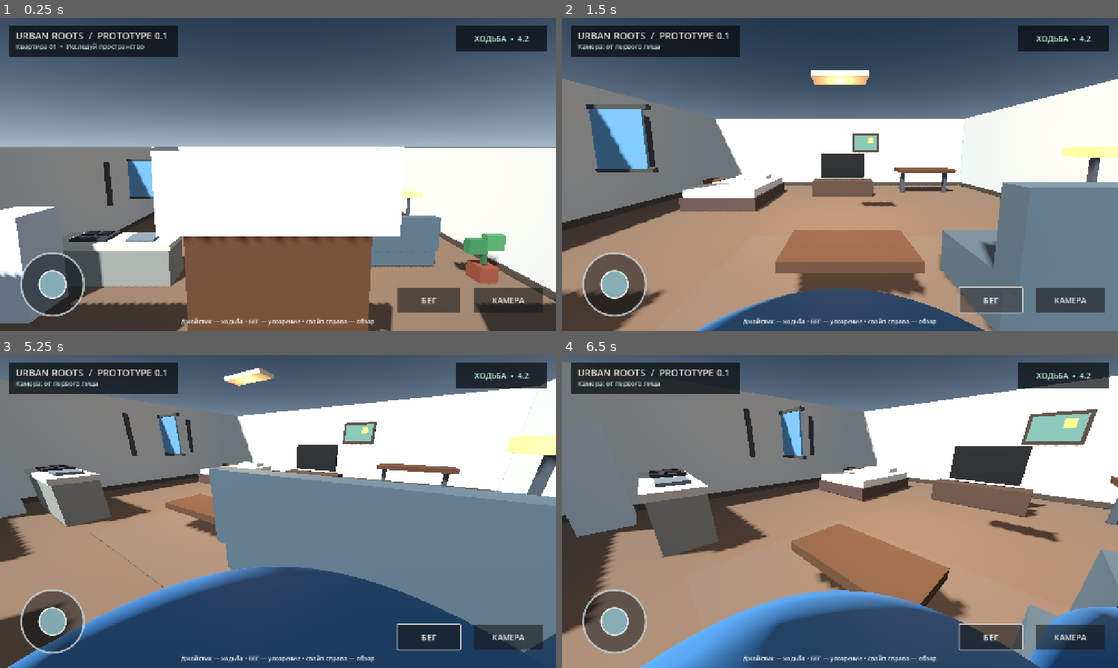
Above: before the commit, frames 1-4 (two rows, left to right).
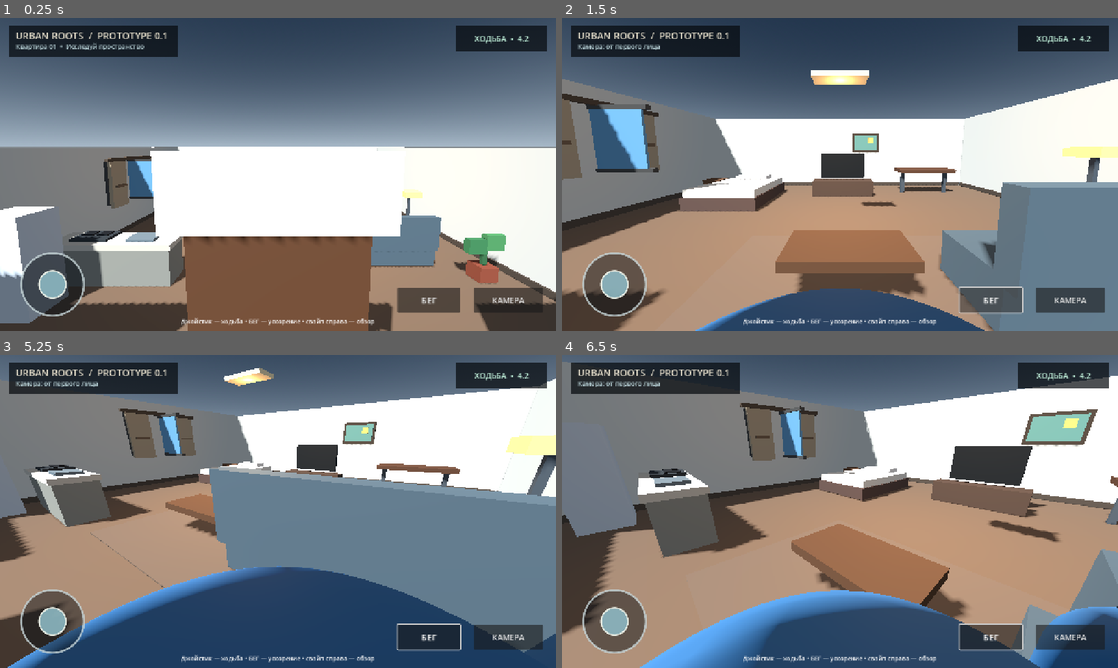
Above: after the commit, the same moments.

Repository: filesgloom-png/URBAN-ROOTS
Game: Godot game, scene res://scenes/main.tscn
The game is run twice, just before and just after one commit, with the same random seed, the same clock (stepped at 60 frames per second) and the same inputs.
Inputs (mouse positions are in pixels of both pictures, inside the frame that each line leads up to):
- Up to frame 1 (0.25 s): no input
- Up to frame 2 (1.5 s): click "КАМЕРА" at 0.5 s; click "БЕГ" at 1.25 s
- Up to frame 3 (5.25 s): tap Enter at 2, 5 s; drag from (50, 621) to (333, 442) at 2.02 s; drag from (166, 527) to (250, 574) at 2.77 s; tap Space at 3.5 s; move the mouse to (333, 442) at 3.52 s; hold D (move_right) 3.53-4.25 s; tap V at 3.6, 5.1 s; drag from (250, 574) to (111, 464) at 4.27 s; move the mouse to (444, 558) at 5.02 s; hold A (move_left) from 5.03 s (still down)
- Up to frame 4 (6.5 s): release A (move_left) at 5.75 s; drag from (673, 464) to (756, 433) at 5.77 s

The runs differ from the first frame. In frame 1, 0.7% of the frame differs, in the area x 18-28%, y 44-61%; in frame 2, 1.4%, in the area x 0-29%, y 24-62%; in frame 3, 1.1%; in frame 4, 1.3%.

Commit message:
Add apartment window curtains

Diff:
--- a/scripts/main.gd
+++ b/scripts/main.gd
@@ -108,6 +108,11 @@
 	_box(self, "WindowFrameBottom", Vector3(2.6, 0.1, 0.14), Vector3(-5.82, 1.2, -1.2), Color(0.25, 0.25, 0.24))
 	_box(self, "WindowFrameLeft", Vector3(0.1, 1.5, 0.14), Vector3(-5.82, 1.95, -2.45), Color(0.25, 0.25, 0.24))
 	_box(self, "WindowFrameRight", Vector3(0.1, 1.5, 0.14), Vector3(-5.82, 1.95, 0.05), Color(0.25, 0.25, 0.24))
+	_box(self, "WindowCurtainRod", Vector3(0.12, 0.12, 2.9), Vector3(-5.68, 2.78, -1.2), Color(0.3, 0.25, 0.2), false)
+	_box(self, "WindowCurtainLeft", Vector3(0.12, 1.65, 0.78), Vector3(-5.7, 1.92, -2.12), Color(0.64, 0.57, 0.46), false)
+	_box(self, "WindowCurtainRight", Vector3(0.12, 1.65, 0.78), Vector3(-5.7, 1.92, -0.28), Color(0.64, 0.57, 0.46), false)
+	_box(self, "WindowCurtainTieLeft", Vector3(0.15, 0.08, 0.48), Vector3(-5.62, 1.85, -2.12), Color(0.42, 0.34, 0.26), false)
+	_box(self, "WindowCurtainTieRight", Vector3(0.15, 0.08, 0.48), Vector3(-5.62, 1.85, -0.28), Color(0.42, 0.34, 0.26), false)
 	_box(self, "KitchenCounter", Vector3(2.8, 0.9, 0.75), Vector3(-3.9, 0.45, 2.5), Color(0.5, 0.5, 0.46))
 	_box(self, "Fridge", Vector3(0.85, 2.0, 0.8), Vector3(-5.0, 1.0, 3.6), Color(0.72, 0.75, 0.76))
 	_box(self, "LampStem", Vector3(0.08, 1.1, 0.08), Vector3(4.5, 1.05, 0.1), trim_mat)
